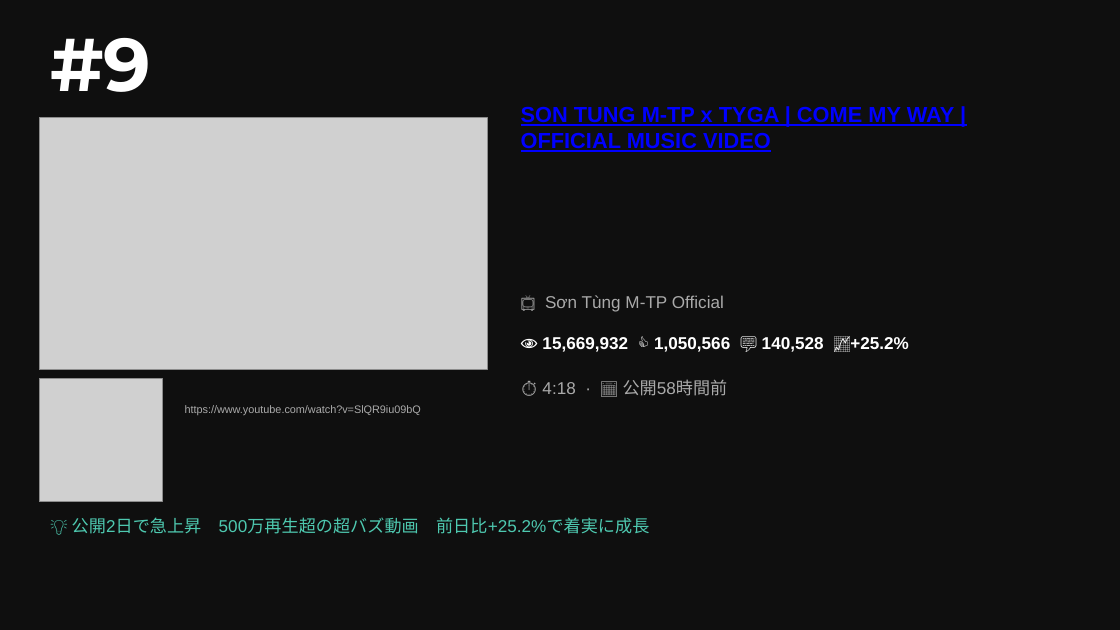
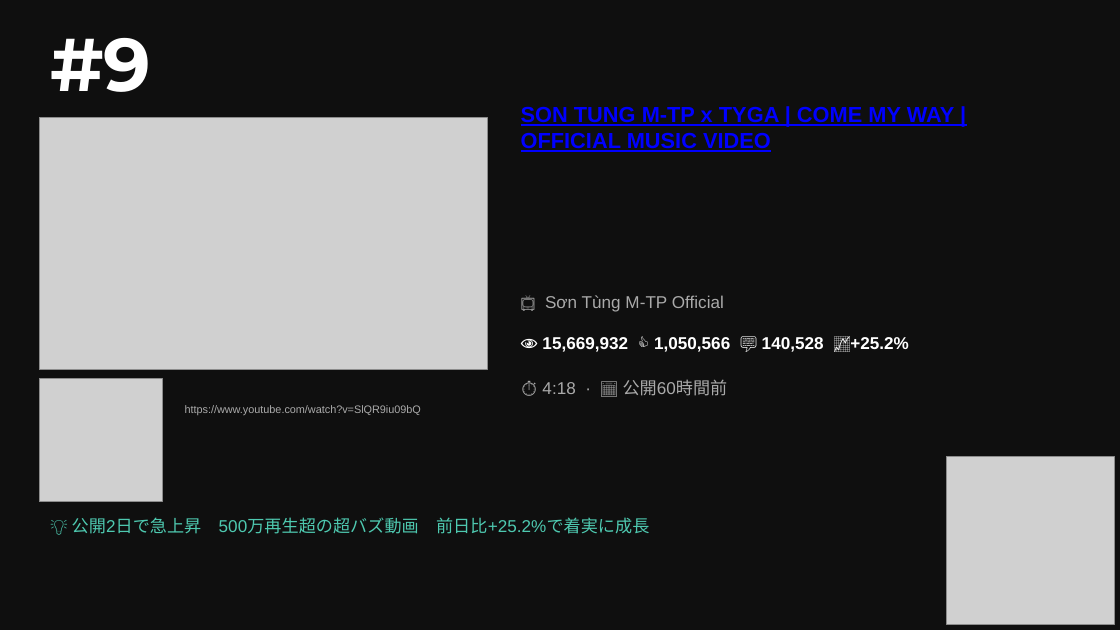
Before and after one commit to asaneasaburo0910-hub/youtube-crawler, a slide deck: slide 3 of youtube_ranking_20260531.pptx. Drawn at 1120x630 pixels with LibreOffice and Linux fonts; fonts in the diff are those of the drawing; grey boxes stand for pictures. Boxes give left, top, right and bottom in pixels: in the first picture for what was removed or moved away, otherwise in the second. Text is boxed around its words. In the diff, an @@ line names an element or a change of style, - is before the commit and + after.

```diff
--- a/youtube_ranking_20260531.pptx
+++ b/youtube_ranking_20260531.pptx
@@ text at (542,379,728,396): text changed @@
-⏱ 4:18 · 📅 公開58時間前
+⏱ 4:18 · 📅 公開60時間前
@@ picture added at (946,457,1114,625) @@
```
Also in this commit, not shown: 10 other slides changed, 1 other file.
